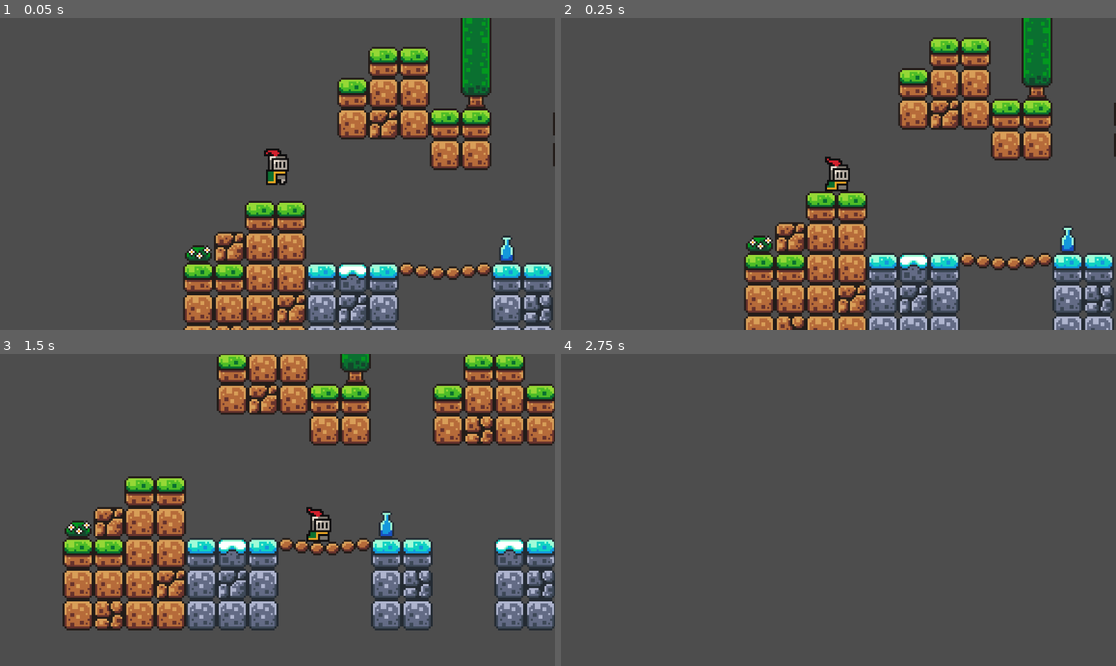
Above: before the commit, frames 1-4 (two rows, left to right).
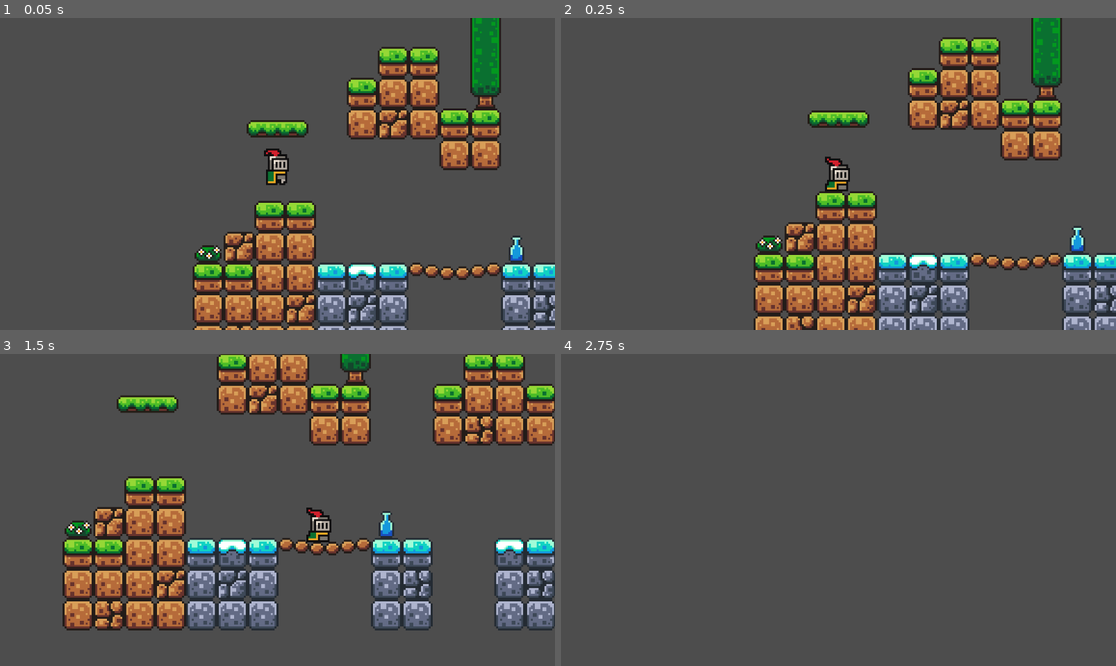
Above: after the commit, the same moments.

Repository: mightynumber2/godot-first-game
Game: Godot game, scene res://scenes/game.tscn
Two runs of this game, one before a commit and one after it. Both use one fixed random seed, a clock stepped at 60 frames per second and the inputs below.
Inputs:
- Up to frame 1 (0.05 s): no input
- Up to frame 2 (0.25 s): no input
- Up to frame 3 (1.5 s): tap Enter (ui_accept) at 0.5, 0.77 s; hold Right (ui_right) from 0.53 s (still down)
- Up to frame 4 (2.75 s): tap Enter (ui_accept) at 1.52 s; release Right (ui_right) at 2.03 s; hold Left (ui_left) from 2.03 s (still down)

The runs differ from the first frame. In frame 1, 17% of the frame differs, in the area x 33-100%, y 0-100%; in frame 2, 18%; in frame 3, 0.7%; in frame 4, nothing differs.

Commit message:
Add platform scene w/ moving platform
- 2 platforms added w/ one way collision, one w/ horizontal animation
- Player ordering z-index set to 5

Diff:
--- a/scenes/game.tscn
+++ b/scenes/game.tscn
@@ -1,7 +1,8 @@
-[gd_scene load_steps=5 format=3 uid="uid://c4gktqdg4lmq5"]
+[gd_scene load_steps=9 format=3 uid="uid://c4gktqdg4lmq5"]
 
 [ext_resource type="PackedScene" uid="uid://b6ow5s5cwn1hl" path="res://scenes/player.tscn" id="1_v11yl"]
 [ext_resource type="Texture2D" uid="uid://c0oc0igulcgal" path="res://assets/sprites/world_tileset.png" id="2_thdnt"]
+[ext_resource type="PackedScene" uid="uid://dhuaa4kykxtq6" path="res://scenes/platform.tscn" id="3_8nghi"]
 
 [sub_resource type="TileSetAtlasSource" id="TileSetAtlasSource_5d2ug"]
 texture = ExtResource("2_thdnt")
@@ -167,18 +168,68 @@
 physics_layer_0/collision_layer = 1
 sources/0 = SubResource("TileSetAtlasSource_5d2ug")
 
+[sub_resource type="Animation" id="Animation_3o4q6"]
+resource_name = "move"
+length = 1.5
+loop_mode = 2
+tracks/0/type = "value"
+tracks/0/imported = false
+tracks/0/enabled = true
+tracks/0/path = NodePath(".:position")
+tracks/0/interp = 1
+tracks/0/loop_wrap = true
+tracks/0/keys = {
+"times": PackedFloat32Array(0, 1.46667),
+"transitions": PackedFloat32Array(1, 1),
+"update": 0,
+"values": [Vector2(377, 54), Vector2(466, 54)]
+}
+
+[sub_resource type="Animation" id="Animation_xkrth"]
+length = 0.001
+tracks/0/type = "value"
+tracks/0/imported = false
+tracks/0/enabled = true
+tracks/0/path = NodePath(".:position")
+tracks/0/interp = 1
+tracks/0/loop_wrap = true
+tracks/0/keys = {
+"times": PackedFloat32Array(0),
+"transitions": PackedFloat32Array(1),
+"update": 0,
+"values": [Vector2(377, 54)]
+}
+
+[sub_resource type="AnimationLibrary" id="AnimationLibrary_rihkv"]
+_data = {
+"RESET": SubResource("Animation_xkrth"),
+"move": SubResource("Animation_3o4q6")
+}
+
 [node name="Game" type="Node2D"]
 
 [node name="TileMap" type="TileMap" parent="."]
-position = Vector2(0, 1)
+position = Vector2(5, 1)
 tile_set = SubResource("TileSet_xbu2h")
 format = 2
-layer_0/tile_data = PackedInt32Array(196609, 0, 0, 196610, 0 …(1272 unchanged characters)… , 458772, 262144, 1, 458773, 262144, 1, 196636, 131072, 2, 196637, 131072, 0, 262173, 196608, 0, 262172, 131072, 1, 327708, 131072, 1, 393245, 131072, 1, 327709, 131072, 1, 393244, 196608, 1, 327710, 196608, 1, 327711, 131072, 1, 393247, 131072, 1, 393246, 131072, 1, 458782, 131072, 1, 458783, 131072, 1, 458781, 131072, 1, 458780, 131072, 1, 327686, 589824, 0, 327687, 655360, 0, 327688, 720896, 0, -65528, 0, 5, -131064, 0, 4, -196600, 0, 4, -262136, 0, 3, 262153, 0, 8, 16, 524288, 6, -131055, 327680, 3, -65519, 327680, 4, 17, 327680, 5, 131091, 327680, 8, 262174, 393216, 7, 327679, 65536, 6)
+layer_0/tile_data = PackedInt32Array(196609, 0, 0, 196610, 0 …(1272 unchanged characters)… , 458772, 262144, 1, 458773, 262144, 1, 327686, 589824, 0, 327687, 655360, 0, 327688, 720896, 0, -65528, 0, 5, -131064, 0, 4, -196600, 0, 4, -262136, 0, 3, 262153, 0, 8, 16, 524288, 6, -131055, 327680, 3, -65519, 327680, 4, 17, 327680, 5, 131091, 327680, 8, 327679, 65536, 6, 262174, 131072, 1, 327710, 131072, 1, 393246, 196608, 1, 458782, 131072, 1, 327711, 131072, 1, 393247, 131072, 1, 458783, 131072, 1, 196638, 131072, 2, 196639, 131072, 0, 262175, 196608, 0, 262176, 393216, 7, 327712, 196608, 1, 393248, 131072, 1, 458784, 131072, 1, 327713, 131072, 1, 393249, 131072, 1, 458785, 131072, 1)
 
 [node name="Player" parent="." instance=ExtResource("1_v11yl")]
+z_index = 5
 position = Vector2(32, 40)
 
 [node name="Camera2D" type="Camera2D" parent="Player"]
 position = Vector2(1, -5)
 zoom = Vector2(4, 4)
 position_smoothing_enabled = true
+
+[node name="Platform" parent="." instance=ExtResource("3_8nghi")]
+position = Vector2(33, 12)
+
+[node name="Platform2" parent="." instance=ExtResource("3_8nghi")]
+position = Vector2(377, 54)
+
+[node name="AnimationPlayer" type="AnimationPlayer" parent="Platform2"]
+libraries = {
+"": SubResource("AnimationLibrary_rihkv")
+}
--- /dev/null
+++ b/scenes/platform.tscn
@@ -0,0 +1,18 @@
+[gd_scene load_steps=3 format=3 uid="uid://dhuaa4kykxtq6"]
+
+[ext_resource type="Texture2D" uid="uid://cu5mkhbv1udj4" path="res://assets/sprites/platforms.png" id="1_jo5uc"]
+
+[sub_resource type="RectangleShape2D" id="RectangleShape2D_ees58"]
+size = Vector2(32, 9)
+
+[node name="Platform" type="AnimatableBody2D"]
+
+[node name="Sprite2D" type="Sprite2D" parent="."]
+texture = ExtResource("1_jo5uc")
+region_enabled = true
+region_rect = Rect2(16, 0, 32, 10)
+
+[node name="CollisionShape2D" type="CollisionShape2D" parent="."]
+position = Vector2(0, -0.5)
+shape = SubResource("RectangleShape2D_ees58")
+one_way_collision = true
